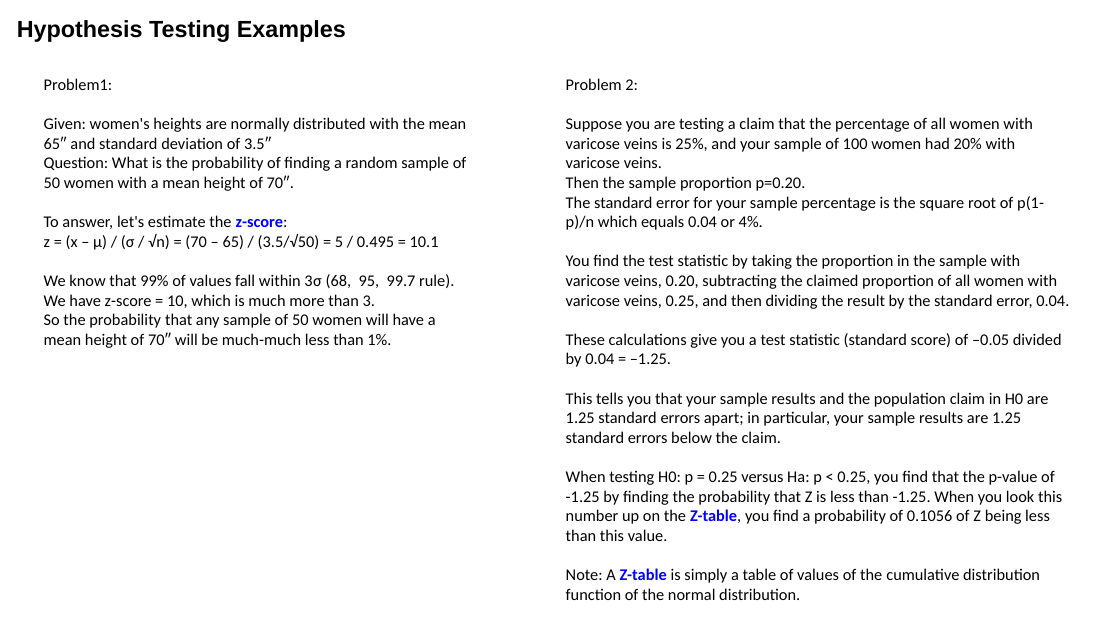
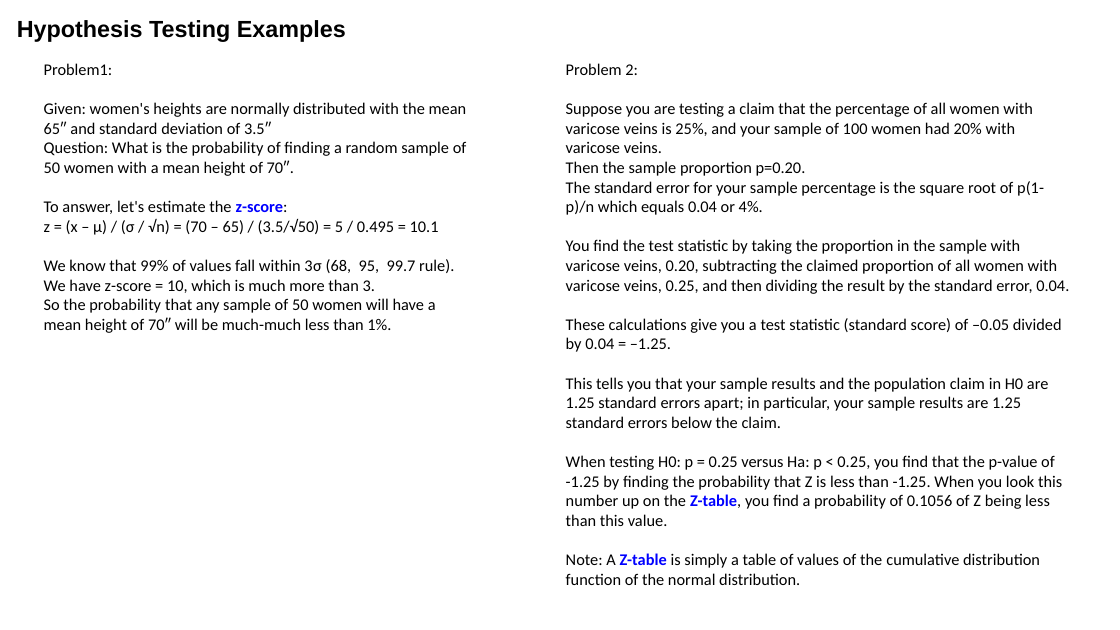
Before and after one commit to lselector/ml_ai_doc, a slide deck: slide 7 of statistics_05_hypothesis_testing_p_val.pptx. Drawn at 1120x630 pixels with LibreOffice and Linux fonts; fonts in the diff are those of the drawing. Boxes give left, top, right and bottom in pixels: in the first picture for what was removed or moved away, otherwise in the second. Text is boxed around its words. In the diff, an @@ line names an element or a change of style, - is before the commit and + after.

Commit message:
hypothesis testing

```diff
--- a/statistics_05_hypothesis_testing_p_val.pptx
+++ b/statistics_05_hypothesis_testing_p_val.pptx
@@ text "Problem1:" moved from (x1=44, y1=78, x2=467, y2=348) to (x1=44, y1=63, x2=467, y2=333) @@
@@ text "Problem 2:" moved from (x1=566, y1=78, x2=1069, y2=600) to (x1=566, y1=63, x2=1069, y2=585) @@
```
Also in this commit, not shown: 1 other slide changed.
